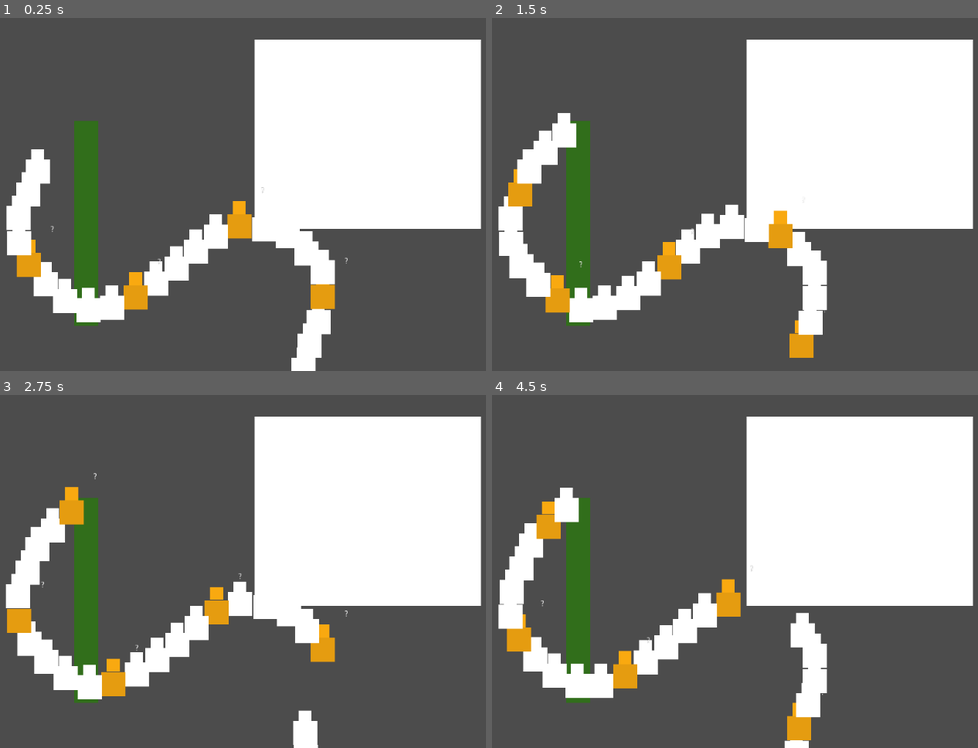
Above: before the commit, frames 1-4 (two rows, left to right).
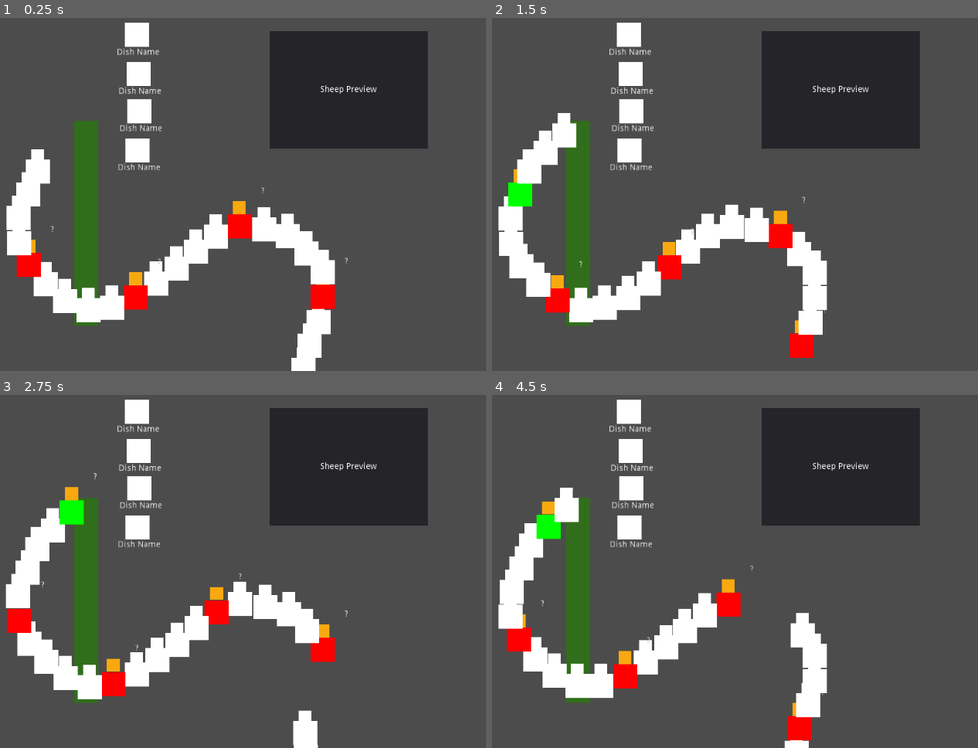
Above: after the commit, the same moments.

Repository: onsetsu/HPIGameJam
Game: Godot game, scene res://Scenes/Mensa.tscn
Same seed, same stepped clock (60 frames per second), same inputs: the game is played once before the commit and once after it.
Inputs (mouse positions are in pixels of both pictures, inside the frame that each line leads up to):
- Up to frame 1 (0.25 s): no input
- Up to frame 2 (1.5 s): move the mouse to (851, 173) at 0.52 s; click (851, 173) at 0.6 s; move the mouse to (594, 208) at 1.27 s; click (594, 208) at 1.35 s
- Up to frame 3 (2.75 s): move the mouse to (286, 486) at 2.02 s; click (286, 486) at 2.1 s
- Up to frame 4 (4.5 s): move the mouse to (686, 638) at 2.77 s; click (686, 638) at 2.85 s; move the mouse to (905, 620) at 3.52 s; click (905, 620) at 3.6 s; move the mouse to (530, 511) at 4.27 s; click (530, 511) at 4.35 s

The runs differ from the first frame. In frame 1, 29% of the frame differs, in the area x 3-100%, y 1-83%; in frame 2, 29%; in frame 3, 29%; in frame 4, 29%, in the area x 3-100%, y 1-98%.

Commit message:
sheep selection

Diff:
--- a/Scenes/Mensa.tscn
+++ b/Scenes/Mensa.tscn
@@ -1,17 +1,39 @@
-[gd_scene load_steps=2 format=2]
+[gd_scene load_steps=4 format=2]
 
-[ext_resource path="res://Scenes/Queue.tscn" type="PackedScene" id=1]
+[ext_resource path="res://Scripts/Mensa.gd" type="Script" id=1]
+[ext_resource path="res://Scenes/Dish.tscn" type="PackedScene" id=2]
+[ext_resource path="res://Scenes/Queue.tscn" type="PackedScene" id=3]
 
 [node name="Mensa" type="Node2D"]
+script = ExtResource( 1 )
 
 [node name="Dishes" type="Node2D" parent="."]
 
-[node name="Dish1" type="ColorRect" parent="Dishes"]
-margin_left = 560.39
-margin_top = 50.1494
-margin_right = 935.39
-margin_bottom = 364.149
+[node name="Dish" parent="Dishes" instance=ExtResource( 2 )]
+position = Vector2( 364.776, 42.2055 )
 
-[node name="Queue" parent="." instance=ExtResource( 1 )]
+[node name="Dish2" parent="Dishes" instance=ExtResource( 2 )]
+position = Vector2( 367.791, 107.021 )
+
+[node name="Dish3" parent="Dishes" instance=ExtResource( 2 )]
+position = Vector2( 369.298, 168.822 )
+
+[node name="Dish4" parent="Dishes" instance=ExtResource( 2 )]
+position = Vector2( 366.284, 233.638 )
+
+[node name="Queue" parent="." instance=ExtResource( 3 )]
 position = Vector2( 280.995, 183.77 )
 speed = 100
+
+[node name="Panel" type="Panel" parent="."]
+margin_left = 584.848
+margin_top = 36.1762
+margin_right = 846.848
+margin_bottom = 231.176
+
+[node name="Label" type="Label" parent="Panel"]
+anchor_right = 1.0
+anchor_bottom = 1.0
+text = "Sheep Preview"
+align = 1
+valign = 1
--- a/Scenes/Sheep.tscn
+++ b/Scenes/Sheep.tscn
@@ -1,6 +1,10 @@
-[gd_scene load_steps=2 format=2]
+[gd_scene load_steps=3 format=2]
 
 [ext_resource path="res://Scripts/Sheep.gd" type="Script" id=1]
+
+[sub_resource type="CapsuleShape2D" id=1]
+radius = 41.1504
+height = 81.3989
 
 [node name="Sheep" type="Node2D"]
 script = ExtResource( 1 )
@@ -25,3 +29,9 @@
 margin_top = -65.5501
 margin_right = 77.0501
 margin_bottom = -51.5501
+
+[node name="area" type="Area2D" parent="."]
+space_override = 1
+
+[node name="collision" type="CollisionShape2D" parent="area"]
+shape = SubResource( 1 )
--- /dev/null
+++ b/Scripts/Mensa.gd
@@ -0,0 +1,19 @@
+extends Node2D
+
+# Declare member variables here. Examples:
+# var a = 2
+# var b = "text"
+
+# Called when the node enters the scene tree for the first time.
+func _ready():
+    pass # Replace with function body.
+
+# Called every frame. 'delta' is the elapsed time since the previous frame.
+#func _process(delta):
+#    pass
+
+func selected_sheep(sheep):
+    print('new sheep')
+
+func unselected_sheep(sheep):
+    print('no')
--- a/Scripts/Sheep.gd
+++ b/Scripts/Sheep.gd
@@ -1,19 +1,58 @@
 extends Node2D
 
-# Declare member variables here. Examples:
-# var a = 2
-# var b = "text"
+onready var Mensa = get_tree().get_root().get_node('Mensa')
+
+var hovered = false
 var assigned_dish
+var selected = false
 
-# Called when the node enters the scene tree for the first time.
 func _ready():
-    pass # Replace with function body.
+    pass
+
+func group_size(name):
+    return get_tree().get_nodes_in_group(name).size()
 
 func _process(delta):
+    $body.color = Color(1,0,0)
+    if is_in_group('hovered'):
+        $body.color = Color(0,0,1)
+    if is_in_group('selected'):
+        $body.color = Color(0,1,0)
+
     if assigned_dish:
         $assigned_dish.text = str(assigned_dish)
     else:
         $assigned_dish.text = '?'
 
+    var hovered = is_hovered()
+    var num_hovered = group_size("hovered")
+    if hovered && (num_hovered == 0 || (num_hovered == 1) && is_in_group('hovered')):
+        add_to_group('hovered')
+    else:
+        if is_in_group('hovered'):
+            remove_from_group('hovered')
+
+    var num_selected = group_size("selected")
+    if is_in_group('hovered') && Input.is_action_just_pressed('click'):
+        clear_select()
+        add_to_group('selected')
+        select()
+
+func select():
+    Mensa.selected_sheep(self)
+
+func clear_select():
+    for sheep in get_tree().get_nodes_in_group('selected'):
+        sheep.unselect()
+
+func unselect():
+    remove_from_group('selected')
+    Mensa.unselected_sheep(self)
+
+func is_hovered():
+    var mouse_pos = get_global_mouse_position()
+    var pos = get_global_transform().xform(Vector2(0,0))
+    return pos.distance_to(mouse_pos) <= 150
+
 func end_reached():
     queue_free()
--- a/project.godot
+++ b/project.godot
@@ -19,6 +19,14 @@
 run/main_scene="res://Scenes/Mensa.tscn"
 config/icon="res://icon.png"
 
+[input]
+
+click={
+"deadzone": 0.5,
+"events": [ Object(InputEventMouseButton,"resource_local_to_scene":false,"resource_name":"","device":-1,"alt":false,"shift":false,"control":false,"meta":false,"command":false,"button_mask":0,"position":Vector2( 0, 0 ),"global_position":Vector2( 0, 0 ),"factor":1.0,"button_index":1,"pressed":false,"doubleclick":false,"script":null)
+ ]
+}
+
 [rendering]
 
 environment/default_environment="res://default_env.tres"
